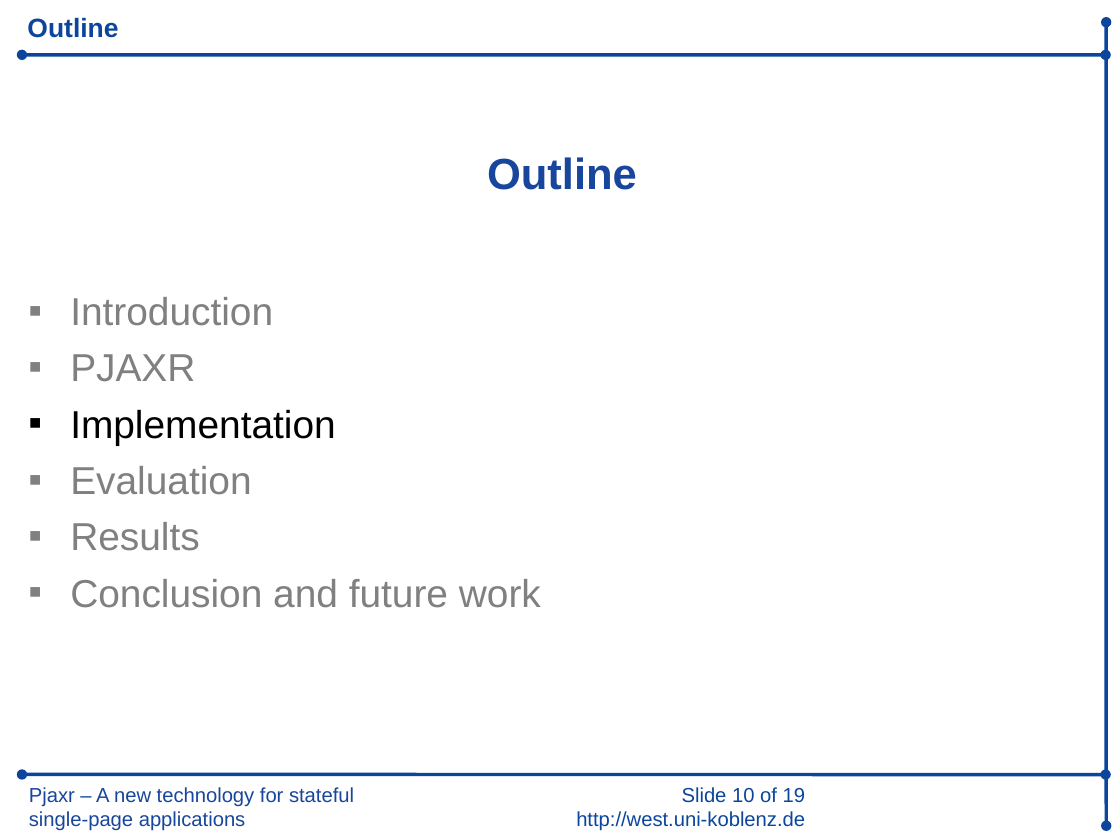
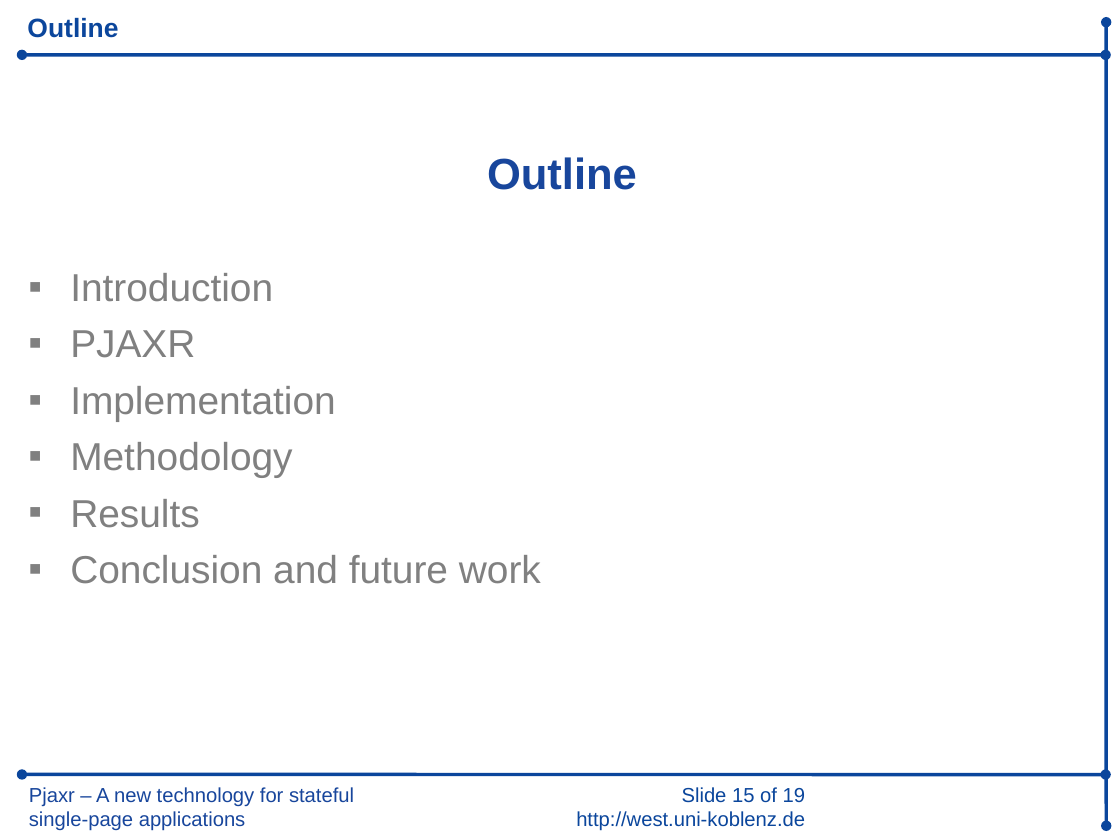
Before and after one commit to iekadou/bachelor-thesis, a slide deck: slide 15 of colloquium/colloquium.ppt (slide 10 before the commit). Drawn at 1120x840 pixels with LibreOffice and Linux fonts; fonts in the diff are those of the drawing; background and template pictures are left out. Boxes give left, top, right and bottom in pixels: in the first picture for what was removed or moved away, otherwise in the second. Text is boxed around its words. In the diff, an @@ line names an element or a change of style, - is before the commit and + after.

```diff
--- a/colloquium/colloquium.ppt
+++ b/colloquium/colloquium.ppt
@@ text "Introduction": place and size @@
-text "Introduction" at (70,297,541,608)
+text "Introduction" at (70,273,541,584)
@@ text at (70,386,336,421): text colour #000000 to #808080 in "Implementation"; bullet colour #000000 to #808080 @@
@@ text at (70,442,292,477): text changed @@
-▪ Evaluation
+▪ Methodology
@@ text at (576,787,805,831): text changed @@
-Slide 10 of 19
-http://west.uni-koblenz.de
+Slide 15 of 19
+http://west.uni-koblenz.de
```
Also in this commit, not shown: 13 other slides changed, 3 slides added, 1 slide removed, 2 other files.
